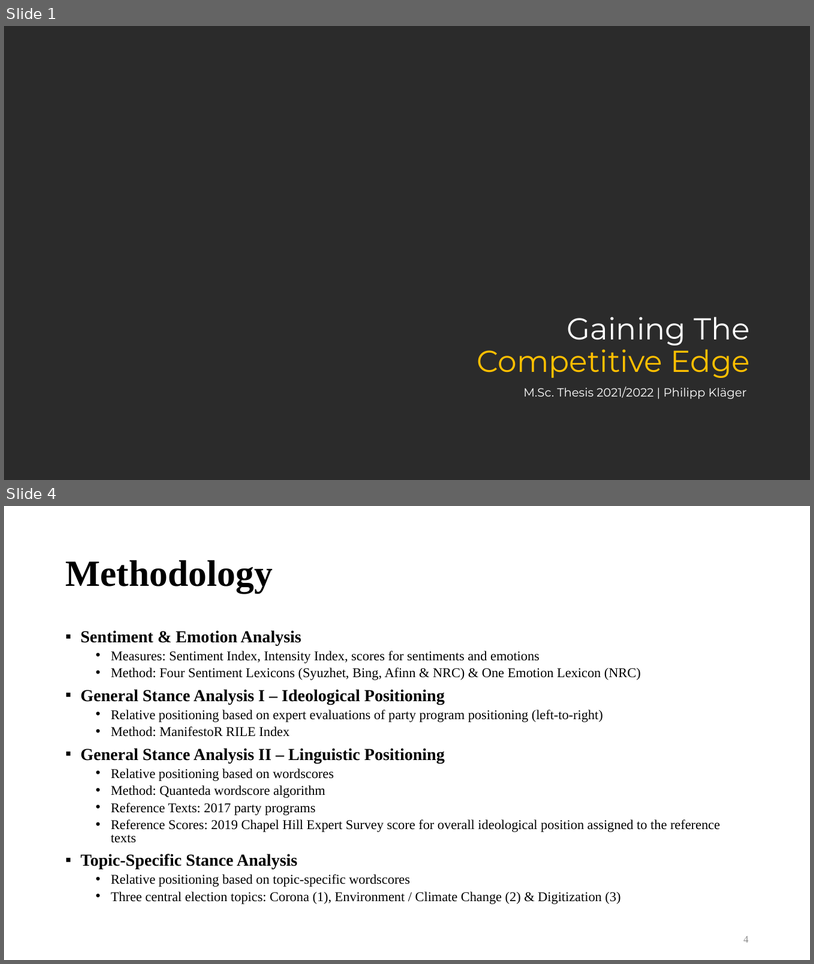
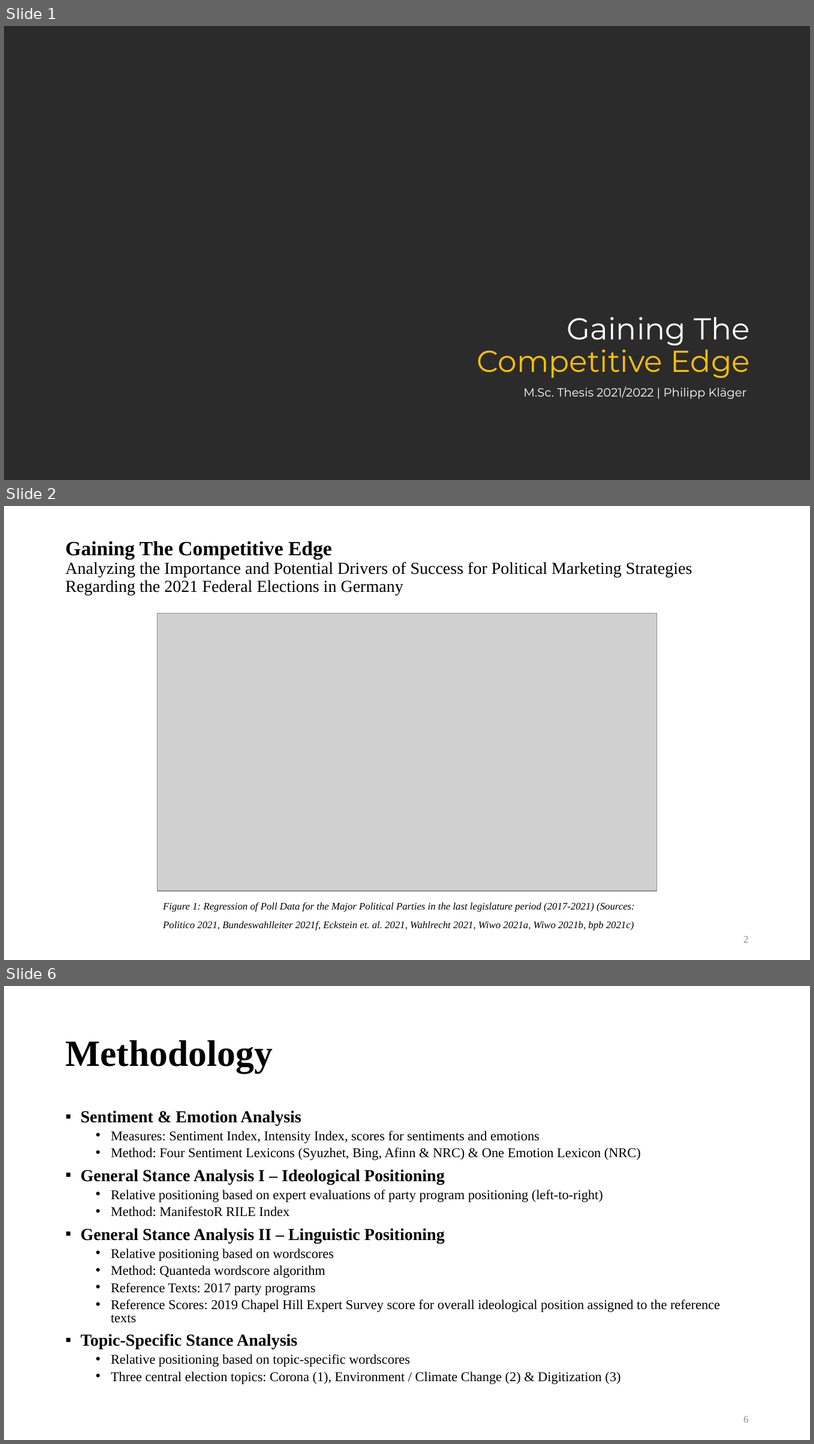
Before and after one commit to philippklaeger/Gaining-The-Competitive-Edge, a slide deck: thesis/Short Presentation.pptx. Shown one above the other, each under a label of ours: slides 1 and 4 before the commit, slides 1, 2 and 6 after it; the slides between them are not shown. The pictures are 814x964 and 814x1444 pixels, drawn with LibreOffice and Linux fonts; fonts in the diff are those of the drawing; grey boxes stand for pictures; background and template pictures are left out; a plain dark background stands for a picture behind light text. Boxes give left, top, right and bottom in pixels: in the first picture for what was removed or moved away, otherwise in the second. Text is boxed around its words. In the diff, an @@ line names an element or a change of style, - is before the commit and + after.

```diff
--- a/thesis/Short Presentation.pptx
+++ b/thesis/Short Presentation.pptx
@@ slide 2 added at [4,506,810,960], background #FFFFFF @@
@@ title added at [65,541,692,595], 20 pt, text #000000 @@
+Gaining The Competitive Edge
+Analyzing the Importance and Potential Drivers of Success for Political Marketing Strategies Regarding the 2021 Federal Elections in Germany
@@ picture added at [157,613,657,891] @@
@@ text added at [163,902,635,930], 12 pt, text #000000, italic @@
+Figure 1: Regression of Poll Data for the Major Political Parties in the last legislature period (2017-2021) (Sources: Politico 2021, Bundeswahlleiter 2021f, Eckstein et. al. 2021, Wahlrecht 2021, Wiwo 2021a, Wiwo 2021b, bpb 2021c)
@@ page number added at [744,936,749,942], 12 pt, text #8C8C8C @@
+2
@@ what was slide 4 is now slide 6 @@
@@ page number at [744,1416,749,1422]: text changed @@
-4
+6
```
Also in this commit, not shown: 5 slides changed, 3 other slides added, 2 other files.
